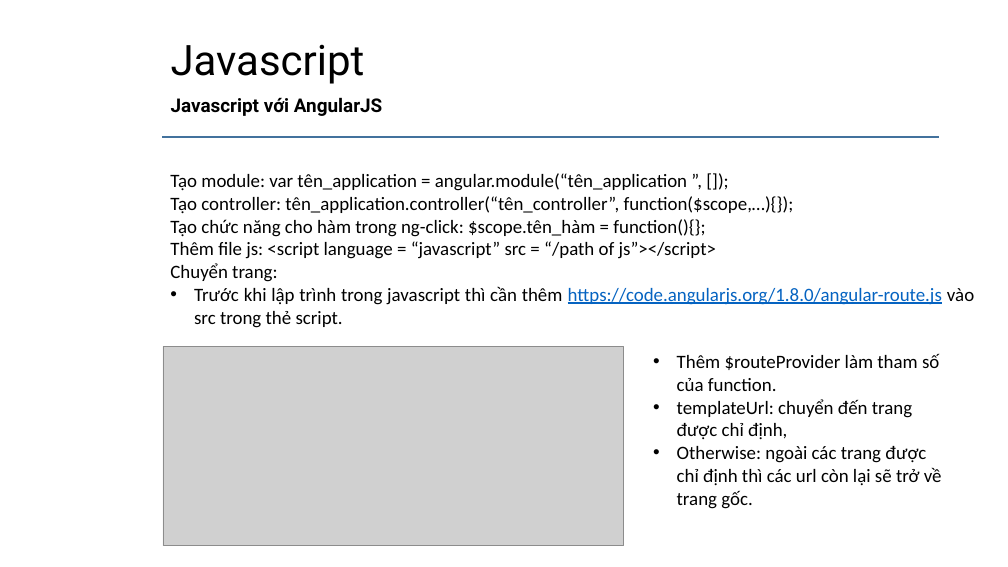
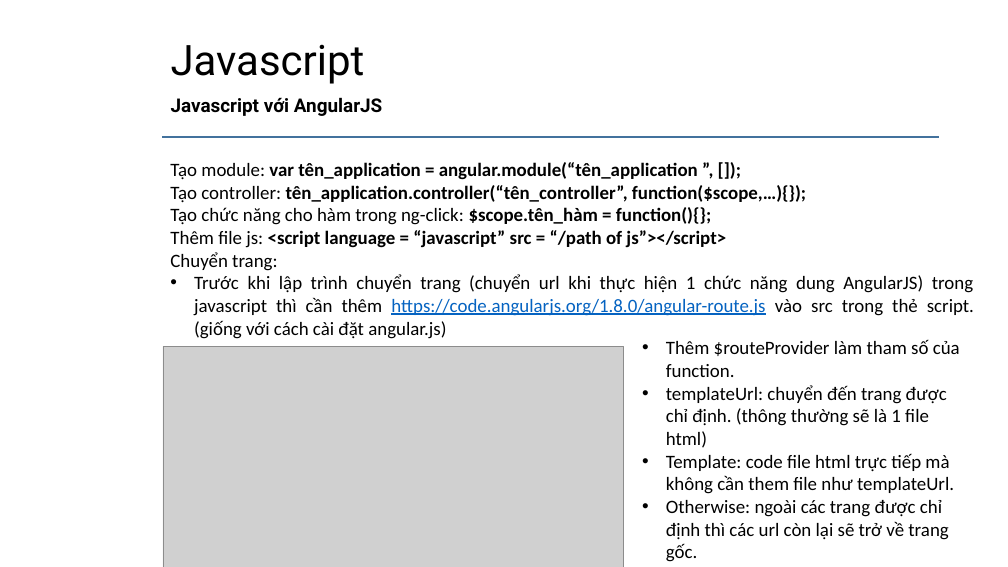
Before and after one commit to daotuyen9244/Indruino-Iot-Project, a slide deck: slide 13 of FW/Minh/Task4/Task4 - Minh.pptx (slide 11 before the commit). Drawn at 1008x567 pixels with LibreOffice and Linux fonts; fonts in the diff are those of the drawing; grey boxes stand for pictures; background and template pictures are left out. Boxes give left, top, right and bottom in pixels: in the first picture for what was removed or moved away, otherwise in the second. Text is boxed around its words. In the diff, an @@ line names an element or a change of style, - is before the commit and + after.

Commit message:
Update PPT

```diff
--- a/FW/Minh/Task4/Task4 - Minh.pptx
+++ b/FW/Minh/Task4/Task4 - Minh.pptx
@@ text "Tạo module: var tên_application = ...": place and size @@
-text "Tạo module: var tên_application = ..." at (170,173,974,328)
+text "Tạo module: var tên_application = ..." at (170,162,974,339)
@@ text at (170,162,806,248): bold on in "var tên_application = angular.module(“tên_application ”, []) ...", "tên_application.controller(“tên_controller”, function($scope ...", "$scope.tên_hàm = function(){};", "<script language = “javascript” src = “/path ..." @@
@@ text at (194,274,974,339): text changed @@
-• Trước khi lập trình trong javascript thì cần thêm https://code.angularjs.org/1.8.0/angular-route.js vào src trong thẻ script.
+• Trước khi lập trình chuyển trang (chuyển url khi thực hiện 1 chức năng dung AngularJS) trong javascript thì cần thêm https://code.angularjs.org/1.8.0/angular-route.js vào src trong thẻ script. (giống với cách cài đặt angular.js)
@@ picture: place and size @@
-picture at (163,346,625,546)
+picture at (163,346,625,567)
@@ text "Thêm $routeProvider làm tham số ...": place and size @@
-text "Thêm $routeProvider làm tham số ..." at (677,353,942,509)
+text "Thêm $routeProvider làm tham số ..." at (666,339,960,562)
@@ text at (666,385,954,494): text changed @@
-• templateUrl: chuyển đến trang được chỉ định,
+• templateUrl: chuyển đến trang được chỉ định. (thông thường sẽ là 1 file html)
+• Template: code file html trực tiếp mà không cần them file như templateUrl.
```
Also in this commit, not shown: 2 other slides changed, 2 slides added, 1 other file.
